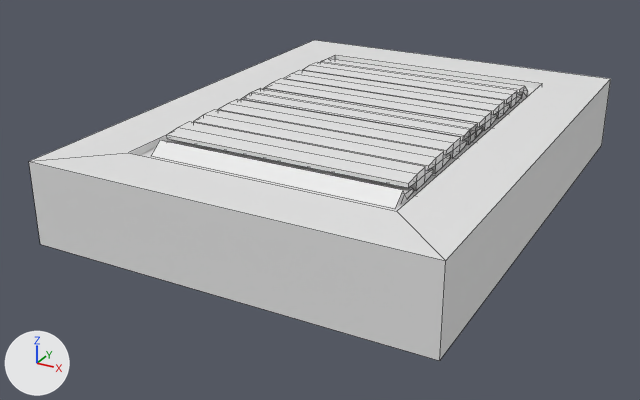
The FBX model models/Structures/Conveyor Belt/ConveyorBelt.fbx as it was, and as the next commit left it.
Both versions are drawn from a 50 mm camera at (3.24, -6.58, 2.7) aimed at (-0.21, -0.32, -0.43). Arrows for +X, +Y and +Z are at lower left; the lights stay in place. The picture after the commit comes second. Mesh edges are drawn as thin lines. Where no turn or scale is listed for an object, it has been applied to the vertices.

Objects in the first picture: 'Belt.001', 'Cutout.007', 'Housing.001'.
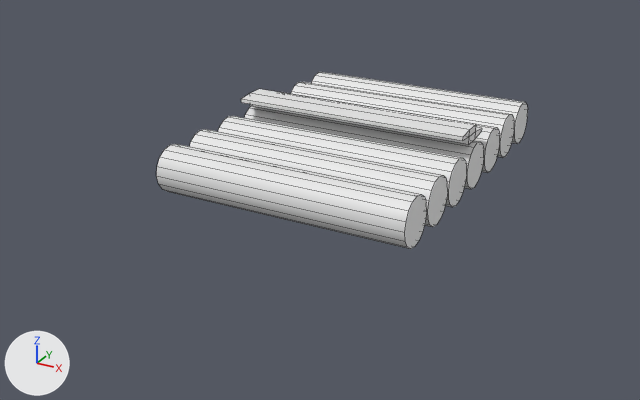
Where the newer file only moved an object's origin or applied its transform, the numbers keep the older frame.

Where the change shows, as pixel boxes (x1, y1, x2, y2) in the pictures (640 x 400 px):
```json
{"object": "Housing.001", "change": "deleted", "before": [29, 40, 611, 361]}
{"object": "Belt.001", "change": "reshaped", "before": [152, 59, 528, 208], "after": [241, 89, 482, 145]}
{"object": "Cutout.007", "change": "deleted", "before": [140, 88, 536, 211], "on screen": "mostly hidden"}
{"part": 1, "of": "me_cube_040", "change": "deleted", "before": [152, 59, 528, 208]}
{"object": "Rollers.003", "change": "unchanged, uncovered by the edit", "after": [156, 72, 528, 249]}
```

Edits to the scene script, one JSON object a line:
```json
{"block": "me_cube_040", "where": "# used by ob_belt_001; location = (0.0, 0.0, -0.225); rotation_euler = (-1.571, 0.0, -3.142), in degrees (-90, 0, -180); scale = (-1.0, -1.0, -1.0)"}
{"op": "remove", "block": "me_cube_040", "code": "me_cube_040.from_pydata(...)  # 400 vertices, 360 faces; spans x -1.04..1.04, y -0.08..0.59, z -1.61..1.62"}
{"op": "add", "block": "me_cube_040", "code": "me_cube_040.from_pydata(...)  # 20 vertices, 18 faces; spans x -1.04..1.04, y 0.46..0.59, z -0.25..0.19"}
{"block": "me_cube_040", "change": "me_cube_040 part 1: 19 loose pieces with 380 vertices, spanning x -1.04..1.04, y -0.08..0.59, z -1.61..1.62, are deleted"}
{"op": "remove", "block": "ob_housing_001", "code": ["ob_housing_001 = bpy.data.objects.new('Housing.001', me_cube_125)", "ob_housing_001.location = (0.0, 0.0, -0.306)"]}
{"op": "remove", "block": "ob_cutout_007", "code": ["ob_cutout_007 = bpy.data.objects.new('Cutout.007', me_cutout_004)", "ob_cutout_007.location = (0.0, 0.0, 0.236)"]}
```
